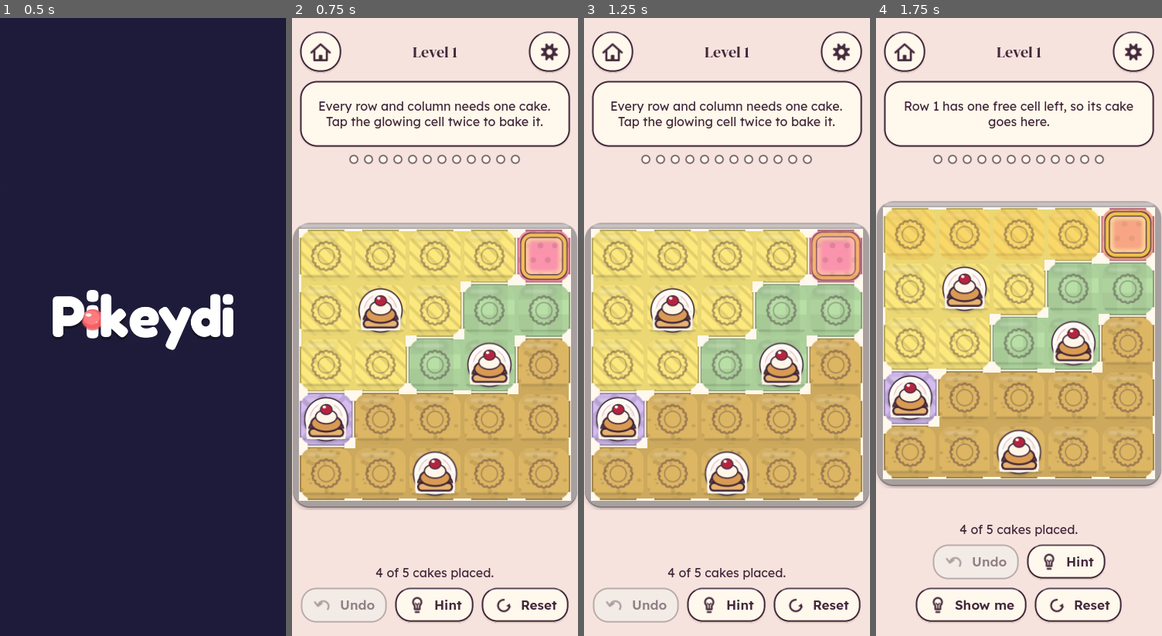
Above: before the commit, frames 1-4 (left to right).
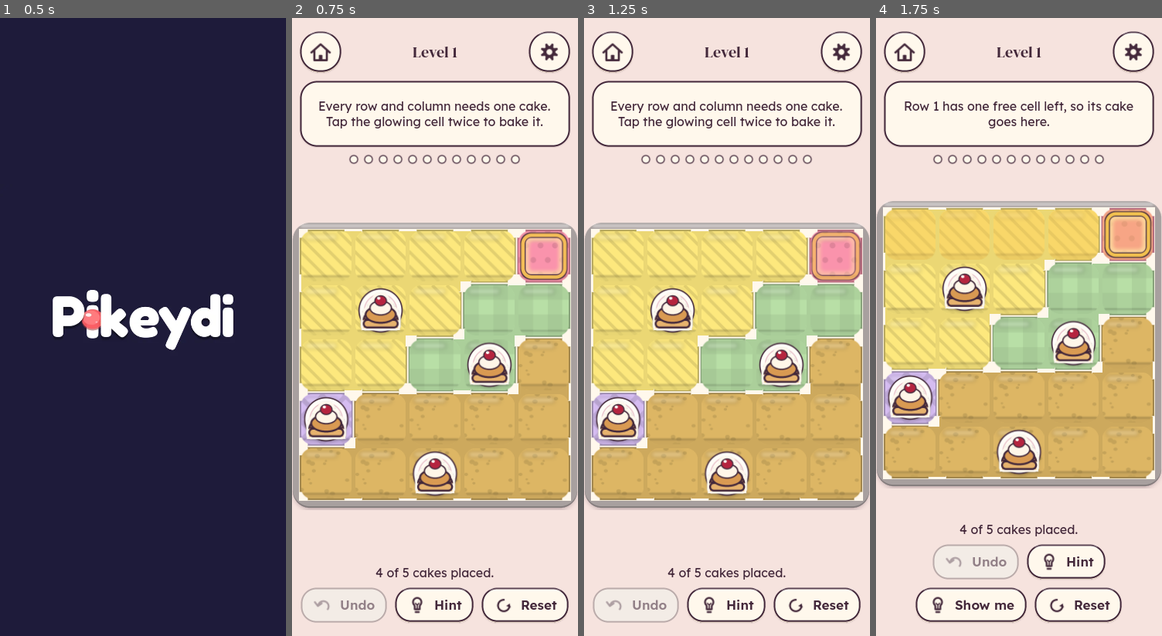
Above: after the commit, the same moments.

Repository: shaharFranses/tea-bakery
Game: Godot game, scene res://scenes/main.tscn
Same seed, same stepped clock (60 frames per second), same inputs: the game is played once before the commit and once after it.
Inputs (mouse positions are in pixels of both pictures, inside the frame that each line leads up to):
- Up to frame 1 (0.5 s): no input
- Up to frame 2 (0.75 s): click (320, 55) at 0.5 s
- Up to frame 3 (1.25 s): no input
- Up to frame 4 (1.75 s): click "Hint" at 1.25 s

Frame 1 is identical in both runs. In frame 2, 3.5% of the frame differs, in the area x 6-94%, y 36-77%; in frame 3, 3.5%; in frame 4, 3.5%.

Commit message:
Spec v1.6: remove auto-molds (the game no longer marks where cakes cannot go)
Owner request (2026-11-12): the automatic marks made the puzzle too easy.
- game/settings.gd: auto_mold is always false; a saved "true" from v1.0-v1.5 is ignored.
- scenes/main.gd: no Auto-molds toggle in Settings, board.auto is always empty.
- The player's own mold (tap cycle, right-click) is unchanged; hints unchanged.
- SPEC v1.6: D-13 reversed, TT-AC-22 rewritten, section 5/6/9/10 references; CONTROLS.md,
  layout smoke (6 settings controls), QA hook auto_mold: reports "removed".
- Tests: test_no_auto_molds_and_no_setting, settings load test. GUT 129/129.

Co-Authored-By: Claude Fable 5.2 <noreply@anthropic.com>
Claude-Session: https://claude.ai/code/session_01FBTEVT6gSZh2u4iB2jUcf4

Diff:
--- a/debug/tt_qa_game.gd
+++ b/debug/tt_qa_game.gd
@@ -2,7 +2,7 @@
 ## so none of these command strings / URL flags exist in release (checked by qa/release_audit.py + ci/release_flags_smoke.py).
 ##  H1  PKD_QA.dump().game schema           -> state(main)
 ##  H2  PKD_QA.show("board:<id>" | "gen:N,seed" | "solve_next" | "solve" | "home" | "daily:YYYY-MM-DD" | "tap:r,c" | "clear" | "new")
-##      + "rclick:r,c" (desktop mold toggle) | "tap_order:mold_first|cake_first" | "auto_mold:0|1" (Settings, persisted)
+##      + "rclick:r,c" (desktop mold toggle) | "tap_order:mold_first|cake_first" (Settings, persisted; "auto_mold" was removed in SPEC v1.6)
 ##  H3  ?qa=1&date=YYYY-MM-DD (local-date override) &session_offset_s=N (session clock offset)
 ##  BR-2 PKD_QA.set_date("YYYY-MM-DD"[ "THH:MM"]) runtime local date via main.check_day() (real rollover path);
 ##       PKD_QA.retry_daily() second completion attempt on today's daily -> rejected, streak unchanged (V8)
@@ -158,7 +158,7 @@
 		var q := cmd.substr(7).split(",")
 		if q.size() == 2: main.right_click_cell(q[0].to_int(), q[1].to_int())
 	elif cmd.begins_with("tap_order:"): main.set_tap_order(cmd.substr(10))
-	elif cmd.begins_with("auto_mold:"): main.set_auto_mold(cmd.substr(10) == "1")
+	elif cmd.begins_with("auto_mold:"): res = "removed in SPEC v1.6 (no auto-molds)"
 	elif cmd.begins_with("tap:"):
 		var p := cmd.substr(4).split(",")
 		if p.size() == 2: main.tap_cell(p[0].to_int(), p[1].to_int())
--- a/game/settings.gd
+++ b/game/settings.gd
@@ -4,7 +4,7 @@
 const Cells = preload("res://game/cells.gd")
 
 var tap_order: String = Cells.ORDER_MOLD_FIRST
-var auto_mold := true          # D-13: ON by default
+var auto_mold := false         # D-13 (SPEC v1.6): auto-molds are removed from the game; always false, not a setting
 var sound := true              # §9 Sound (TT-AC-32: persists)
 var music := true              # §9 Music (TT-AC-32: persists)
 
@@ -14,6 +14,6 @@
 func from_dict(d: Dictionary) -> void:
 	var t := str(d.get("tap_order", Cells.ORDER_MOLD_FIRST))
 	tap_order = t if t in [Cells.ORDER_MOLD_FIRST, Cells.ORDER_CAKE_FIRST] else Cells.ORDER_MOLD_FIRST
-	auto_mold = bool(d.get("auto_mold", true))
+	auto_mold = false               # SPEC v1.6: a saved "auto_mold: true" from v1.0-v1.5 is ignored
 	sound = bool(d.get("sound", true))
 	music = bool(d.get("music", true))
--- a/scenes/main.gd
+++ b/scenes/main.gd
@@ -111,7 +111,6 @@
 var home_btn: Button
 var settings_btn: Button
 var order_btn: Button
-var automold_btn: Button
 var music_btn: Button
 var progress_reset_modal: Control
 var settings_flow: HFlowContainer
@@ -488,7 +487,7 @@
 	card_time = _body("", "CardTime"); card_time.add_theme_font_size_override("font_size", 14); scv.add_child(card_time)
 	card_tip = _body("", "CardTip"); card_tip.add_theme_font_size_override("font_size", 14); card_tip.custom_minimum_size.x = 240
 	scv.add_child(card_tip)
-	# settings (§9: Sound, Auto-molds, Tap order)
+	# settings (§9: Sound, Music, Tap order; SPEC v1.6: no Auto-molds toggle, the game never marks cells by itself)
 	var s := _modal("SettingsModal"); settings_modal = s.root
 	s.col.add_child(_title("Settings", "SettingsTitle", 24))
 	settings_flow = HFlowContainer.new(); settings_flow.name = "SettingsToggles"
@@ -500,8 +499,6 @@
 	music_btn.toggled.connect(func(on): set_music(on))
 	order_btn = _toggle_button("TapOrder", "Cake first", settings_flow)
 	order_btn.toggled.connect(func(on): set_tap_order(Cells.ORDER_CAKE_FIRST if on else Cells.ORDER_MOLD_FIRST))
-	automold_btn = _toggle_button("AutoMolds", "Auto-molds", settings_flow)
-	automold_btn.toggled.connect(func(on): set_auto_mold(on))
 	var rp := _tool_button("ResetProgress", "Reset progress", "reset", "", s.col)
 	rp.pressed.connect(func(): progress_reset_modal.visible = true)
 	var sc := _tool_button("SettingsClose", "Close", "close", "PrimaryButton", s.col)
@@ -928,8 +925,6 @@
 func set_tap_order(order: String) -> void:
 	settings.tap_order = order; save_now("settings"); _sync_setting_buttons(); _refresh()
 
-func set_auto_mold(on: bool) -> void:
-	settings.auto_mold = on; save_now("settings"); _sync_setting_buttons(); _refresh()
 
 func set_sound(on: bool) -> void:
 	settings.sound = on; muted = not on; Sfx.set_user_muted(not on); save_now("settings"); _sync_setting_buttons()
@@ -954,8 +949,6 @@
 	if order_btn == null: return
 	var cf: bool = settings.tap_order == Cells.ORDER_CAKE_FIRST
 	order_btn.set_pressed_no_signal(cf); order_btn.icon = TtTheme.ui_tex("toggle_on" if cf else "toggle_off")
-	automold_btn.set_pressed_no_signal(settings.auto_mold)
-	automold_btn.icon = TtTheme.ui_tex("toggle_on" if settings.auto_mold else "toggle_off")
 	mute.set_pressed_no_signal(not muted); mute.icon = TtTheme.ui_tex("toggle_off" if muted else "toggle_on")
 	music_btn.set_pressed_no_signal(settings.music); music_btn.icon = TtTheme.ui_tex("toggle_on" if settings.music else "toggle_off")
 
@@ -988,7 +981,7 @@
 		conflicts_board += 1
 		if chapter > 0 and mode == "chapter": progress.stats(chapter).conflicts_shown += 1
 	board.conflict_units = BoardView.units_of_conflicts(n, puzzle.regions, bad)
-	board.auto = Cells.auto_molds(n, puzzle.regions, board.cells, settings.auto_mold)
+	board.auto = {}   # SPEC v1.6 (D-13): no auto-molds; only the player's own molds are shown
 	var was_won := won
 	won = Rules.is_solution(n, puzzle.regions, cs)
 	board.won = won
--- a/tests/test_stars.gd
+++ b/tests/test_stars.gd
@@ -94,3 +94,14 @@
 	assert_eq(m.board.piece, "chocolate")
 	m.show_level_map()
 	assert_eq(m.map_box.get_node("MapHead6/MapCake6").texture.resource_path, "res://assets/board/cake_berry@2x.png")
+
+## SPEC v1.6 (D-13): no auto-molds. A placed cake marks nothing else, and Settings has no Auto-molds toggle.
+func test_no_auto_molds_and_no_setting():
+	var m = await _main("c2-b1")
+	var sol: PackedInt32Array = m.puzzle.solution
+	m.tap_cell(0, sol[0]); m.tap_cell(0, sol[0])           # mold, then cake
+	assert_eq(m.board.cells[sol[0]], Cells.CAKE)
+	assert_eq(m.board.auto, {}, "the game marks no cell by itself")
+	for i in m.n * m.n: if i != sol[0]: assert_eq(m.board.shown(i), Cells.EMPTY)
+	assert_null(m.settings_modal.find_child("AutoMolds", true, false), "no Auto-molds toggle in Settings")
+	assert_false(m.settings.auto_mold)
--- a/tests/test_tap_order.gd
+++ b/tests/test_tap_order.gd
@@ -49,10 +49,13 @@
 		var saved: Dictionary = JSON.parse_string(JSON.stringify({"settings": s.to_dict()}))   # through the save format
 		var r = Settings.new(); r.from_dict(saved.settings)
 		assert_eq(r.tap_order, order); assert_false(r.auto_mold)
+		assert_false(saved.settings.has("auto_mold") and saved.settings.auto_mold, "never saved as on")
 		assert_eq(Cells.NAMES[Cells.next_state(Cells.EMPTY, r.tap_order)], "cake" if order == Cells.ORDER_CAKE_FIRST else "mold")
 	var bad = Settings.new(); bad.from_dict({"tap_order": "x"})
 	assert_eq(bad.tap_order, Cells.ORDER_MOLD_FIRST, "unknown value -> default")
-	assert_true(bad.auto_mold, "auto-molds ON by default (D-13)")
+	assert_false(bad.auto_mold, "no auto-molds (D-13, SPEC v1.6)")
+	var old = Settings.new(); old.from_dict({"auto_mold": true})
+	assert_false(old.auto_mold, "a v1.0-v1.5 save with auto-molds on loads with them off")
 
 func test_analytics_noop_sink():
 	assert_eq(Analytics.sink, "noop")
Not shown, changed: CONTROLS.md
Not shown, changed: spec/SPEC.md
